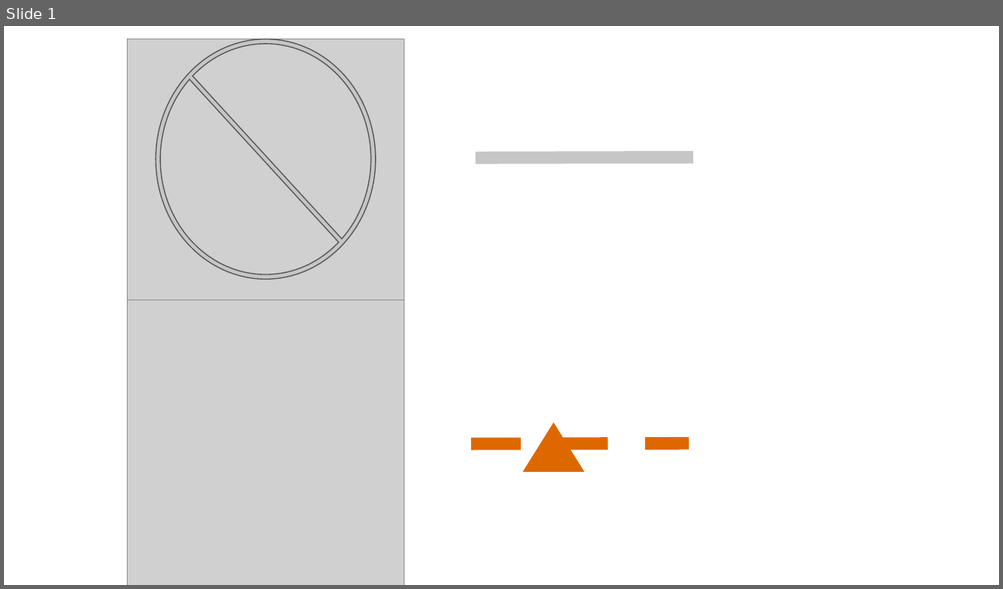
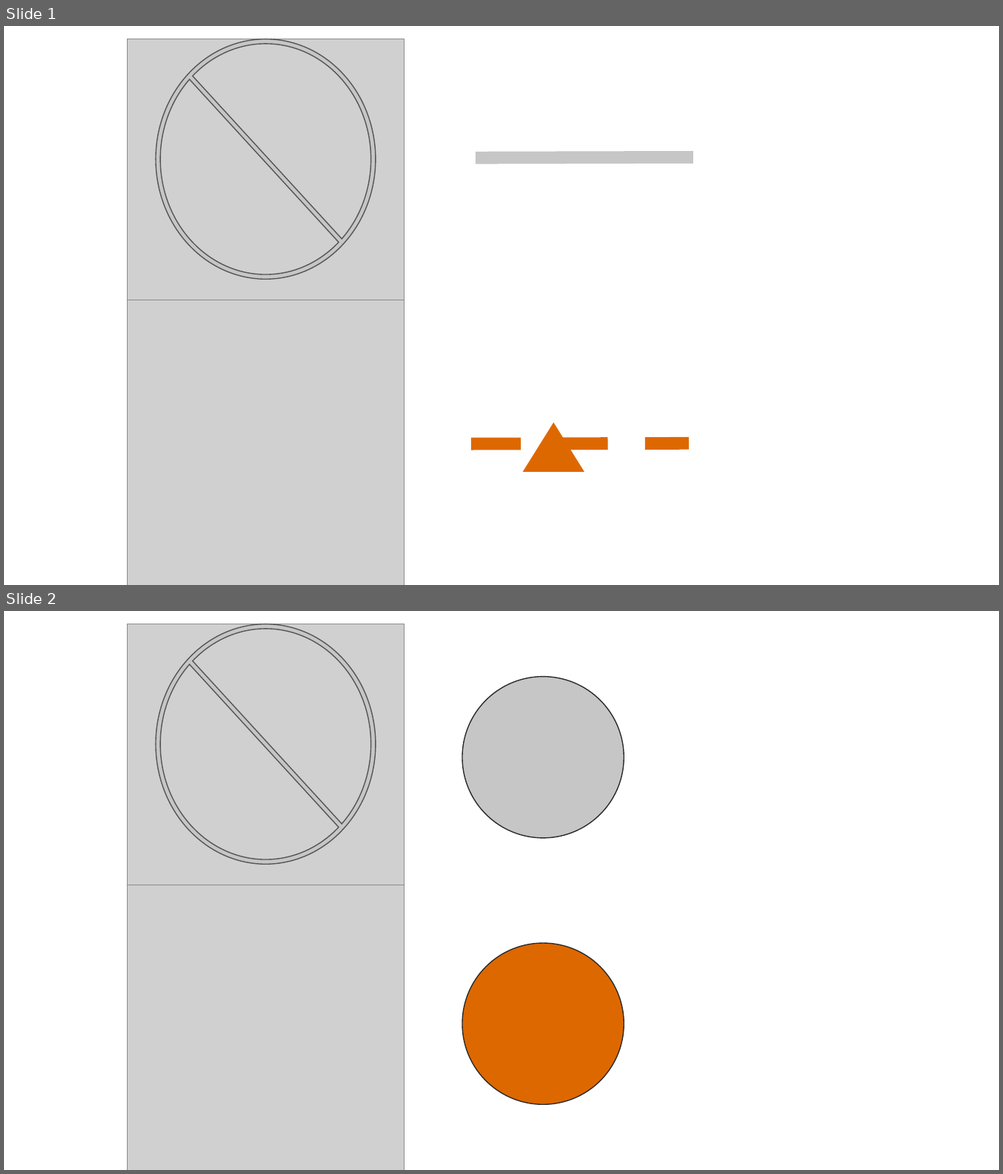
Before and after one commit to kris-wild/Ticks_Wild_Gienger_2023, a slide deck: Final_figures/Legend.pptx. Shown one above the other, each under a label of ours: slide 1 before the commit, slides 1 and 2 after it. The pictures are 1003x589 and 1003x1174 pixels, drawn with LibreOffice and Linux fonts; fonts in the diff are those of the drawing; grey boxes stand for pictures. Boxes give left, top, right and bottom in pixels: in the first picture for what was removed or moved away, otherwise in the second. Text is boxed around its words. In the diff, an @@ line names an element or a change of style, - is before the commit and + after.

```diff
--- a/Final_figures/Legend.pptx
+++ b/Final_figures/Legend.pptx
@@ slide 2 added at box(4, 611, 999, 1170), background #FFFFFF @@
@@ picture added at box(127, 624, 404, 911) @@
@@ no-entry sign added at box(156, 624, 375, 865), fill #C6C6C6, outline #555555 1 pt @@
@@ ellipse added at box(462, 677, 624, 839), fill #C6C6C6, outline #2A2A2A 1 pt @@
@@ picture added at box(127, 886, 404, 1170) @@
@@ ellipse added at box(462, 944, 624, 1105), fill #DE6800, outline #2A2A2A 1 pt @@
```
Also in this commit, not shown: 4 other files.
